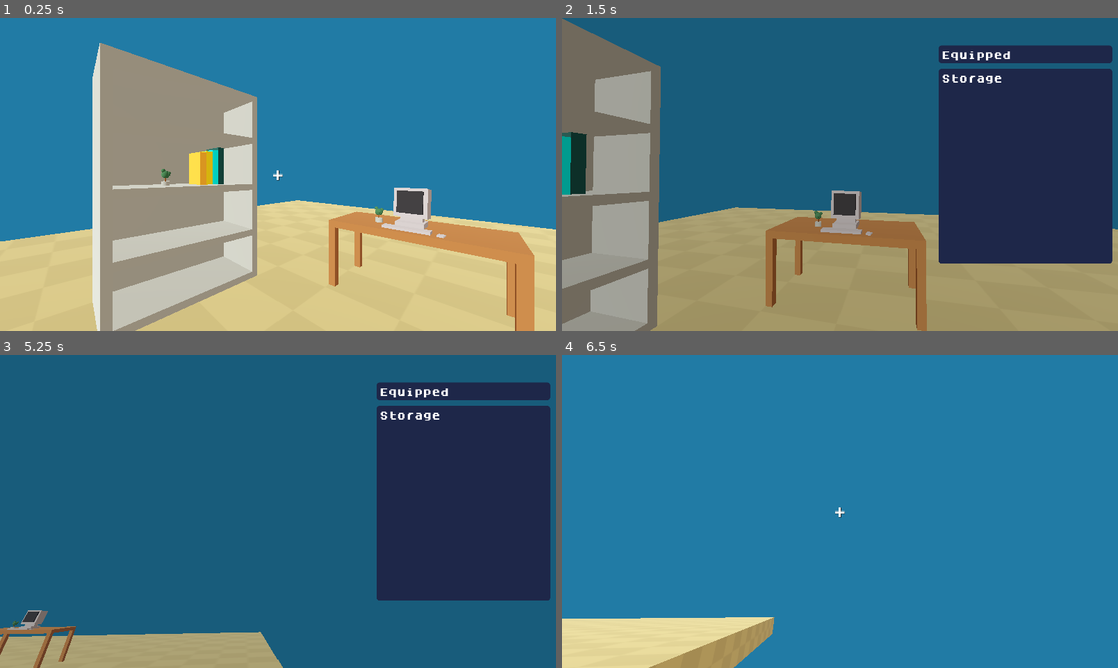
Above: before the commit, frames 1-4 (two rows, left to right).
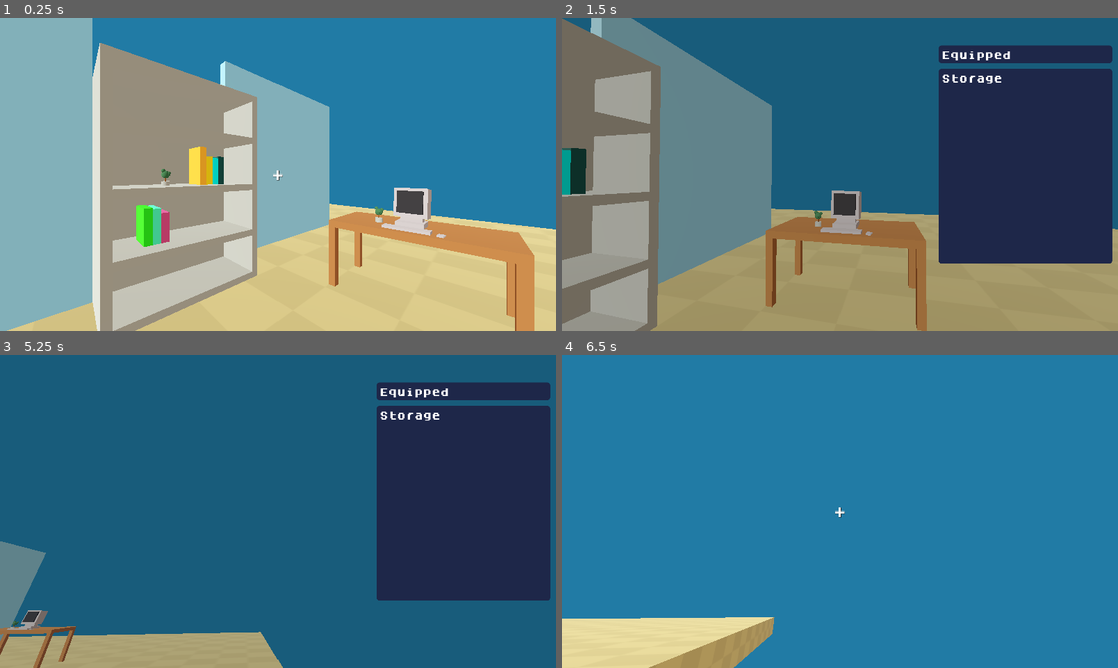
Above: after the commit, the same moments.

Repository: rajariandhana/BaseGame
Game: Godot game, scene res://levels/level_0/level_0.tscn
Same seed, same stepped clock (60 frames per second), same inputs: the game is played once before the commit and once after it. Before the commit the project starts from res://levels/level_0.tscn. The engine's default icon, where the game draws it, is replaced by a stand-in: a white triangle on a blue panel in a dark square.
Inputs (mouse positions are in pixels of both pictures, inside the frame that each line leads up to):
- Up to frame 1 (0.25 s): no input
- Up to frame 2 (1.5 s): tap Enter at 0.5 s; move the mouse to (867, 174) at 0.52 s; hold W (move_forward) 0.53-1.28 s; tap Tab (tab) at 0.6 s; click (867, 174) at 0.67 s; tap Space (jump) at 0.77, 1.25 s; move the mouse to (728, 190) at 1.27 s; hold S (move_back) from 1.28 s (still down); tap E (interact_e) at 1.35 s
- Up to frame 3 (5.25 s): tap Space (jump) at 1.52, 3.02, 3.77, 4.25, 4.52 s; tap Tab (tab) at 1.55, 2.3, 3.05, 3.8, 4.55, 5.1 s; move the mouse to (289, 505) at 2.02 s; release S (move_back) at 2.03 s; hold W (move_forward) 2.03-4.28 s; tap F (interact_f) at 2.1 s; tap Enter at 2.75, 5 s; move the mouse to (250, 574) at 2.77 s; tap Q (interact_q) at 2.85 s; click (250, 574) at 2.92 s; move the mouse to (316, 514) at 3.52 s; click (316, 514) at 3.6 s; move the mouse to (111, 464) at 4.27 s; hold A (move_left) 4.28-5.03 s; right-click (111, 464) at 4.35 s; move the mouse to (283, 511) at 5.02 s; hold W (move_forward) from 5.03 s (still down); click (283, 511) at 5.17 s
- Up to frame 4 (6.5 s): tap Space (jump) at 5.75, 6.02 s; move the mouse to (756, 433) at 5.77 s; release W (move_forward) at 5.78 s; hold D (move_right) from 5.78 s (still down); tap Tab (tab) at 5.85 s

The runs differ from the first frame. In frame 1, 23% of the frame differs, in the area x 0-60%, y 0-100%; in frame 2, 13%; in frame 3, 1.4%; in frame 4, nothing differs.

Commit message:
feat: books are now pullable
- level 0 hint: Harry Potter

Diff:
--- a/levels/level_0.tscn
+++ /dev/null
@@ -1,76 +0,0 @@
-[gd_scene format=3 uid="uid://5fcjqinr3kt1"]
-
-[ext_resource type="Texture2D" uid="uid://bm4unpabnqbii" path="res://checkboard.png" id="1_eus5j"]
-[ext_resource type="PackedScene" uid="uid://cmepnq7pdcy3o" path="res://player/player.tscn" id="2_823pn"]
-[ext_resource type="PackedScene" uid="uid://btqomka4ree43" path="res://static_items/table/table.tscn" id="3_iss0w"]
-[ext_resource type="PackedScene" uid="uid://dvg4coog348lp" path="res://static_items/computer/computer.tscn" id="4_yi3jx"]
-[ext_resource type="Resource" uid="uid://bn3vesggs1gi" path="res://static_items/computer/computer_0_0.tres" id="5_foxie"]
-[ext_resource type="PackedScene" uid="uid://bp3qqxkanibae" path="res://static_items/table_plant/table_plant.tscn" id="6_7d3si"]
-[ext_resource type="PackedScene" uid="uid://b7wes43rvbm6w" path="res://static_items/shelf/shelf.tscn" id="7_jum3j"]
-[ext_resource type="PackedScene" uid="uid://dg18hgq52wnsm" path="res://static_items/book/book.tscn" id="8_c4pne"]
-
-[sub_resource type="StandardMaterial3D" id="StandardMaterial3D_823pn"]
-albedo_color = Color(0.719814, 0.668477, 0.424855, 1)
-albedo_texture = ExtResource("1_eus5j")
-uv1_triplanar = true
-
-[sub_resource type="Environment" id="Environment_823pn"]
-background_mode = 1
-background_color = Color(0.121569, 0.678431, 0.894118, 1)
-ambient_light_source = 2
-ambient_light_color = Color(0.768627, 0.690196, 0.643137, 1)
-tonemap_mode = 2
-fog_enabled = true
-fog_light_color = Color(0.109804, 0.376471, 0.509804, 1)
-fog_density = 0.005
-fog_height = -0.5
-fog_height_density = 0.15
-
-[node name="Level0" type="Node3D" unique_id=893652220]
-
-[node name="Ground0" type="CSGBox3D" parent="." unique_id=1719283967 groups=["ItemZone"]]
-transform = Transform3D(2, 0, 0, 0, 1, 0, 0, 0, 1.5, 0, -0.5, 0)
-use_collision = true
-size = Vector3(8, 1, 12.519)
-material = SubResource("StandardMaterial3D_823pn")
-
-[node name="WorldEnvironment" type="WorldEnvironment" parent="." unique_id=1222301143]
-environment = SubResource("Environment_823pn")
-
-[node name="DirectionalLight3D" type="DirectionalLight3D" parent="." unique_id=1747345341]
-transform = Transform3D(1, 0, 0, 0, 0.866025, 0.5, 0, -0.5, 0.866025, 0, 3, 0)
-
-[node name="Player" parent="." unique_id=1269704160 instance=ExtResource("2_823pn")]
-transform = Transform3D(0.71057844, 0, 0.703618, 0, 1, 0, -0.703618, 0, 0.71057844, 0.664175, 1, 1.19144)
-
-[node name="Table" type="Node3D" parent="." unique_id=485270240]
-transform = Transform3D(1, 0, 0, 0, 1, 0, 0, 0, 1, 0, 0, -2.11)
-
-[node name="Table" parent="Table" unique_id=899493224 instance=ExtResource("3_iss0w")]
-
-[node name="Computer" parent="Table" unique_id=175883710 instance=ExtResource("4_yi3jx")]
-transform = Transform3D(1.3, 0, 0, 0, 1.3, 0, 0, 0, 1.3, 0, 1, 0)
-lines = ExtResource("5_foxie")
-
-[node name="TablePlant" parent="Table" unique_id=1726873977 instance=ExtResource("6_7d3si")]
-transform = Transform3D(0.878066, 0, -0.478539, 0, 1, 0, 0.478539, 0, 0.878066, -0.403684, 1, 0.0927856)
-
-[node name="Shelf1" type="Node3D" parent="." unique_id=1451228862]
-transform = Transform3D(-4.3711385e-08, 0, 0.99999994, 0, 1, 0, -0.99999994, 0, -4.3711385e-08, -2.5, 0, 0)
-
-[node name="Shelf" parent="Shelf1" unique_id=850150488 instance=ExtResource("7_jum3j")]
-
-[node name="TablePlant" parent="Shelf1" unique_id=51530389 instance=ExtResource("6_7d3si")]
-transform = Transform3D(1, 0, 0, 0, 1, 0, 0, 0, 1, -0.26, 1.55, 0)
-
-[node name="Book1" parent="Shelf1" unique_id=1786412718 instance=ExtResource("8_c4pne")]
-transform = Transform3D(0.9999998, 0, -3.5527137e-15, 0, 1, 0, 3.5527137e-15, 0, 0.9999998, 0.2, 1.55, 0)
-
-[node name="Book2" parent="Shelf1" unique_id=254895354 instance=ExtResource("8_c4pne")]
-transform = Transform3D(0.9999998, 0, -3.5527137e-15, 0, 1, 0, 3.5527137e-15, 0, 0.9999998, 0.3, 1.55, 0)
-
-[node name="Book3" parent="Shelf1" unique_id=989049005 instance=ExtResource("8_c4pne")]
-transform = Transform3D(0.9999998, 0, -3.5527137e-15, 0, 1, 0, 3.5527137e-15, 0, 0.9999998, 0.4, 1.55, 0)
-
-[node name="Book4" parent="Shelf1" unique_id=1215599710 instance=ExtResource("8_c4pne")]
-transform = Transform3D(0.9999998, 0, -3.5527137e-15, 0, 1, 0, 3.5527137e-15, 0, 0.9999998, 0.5, 1.55, 0)
--- /dev/null
+++ b/levels/level_0/level_0.tscn
@@ -0,0 +1,150 @@
+[gd_scene format=3 uid="uid://5fcjqinr3kt1"]
+
+[ext_resource type="Texture2D" uid="uid://bm4unpabnqbii" path="res://checkboard.png" id="1_54iuv"]
+[ext_resource type="PackedScene" uid="uid://cmepnq7pdcy3o" path="res://player/player.tscn" id="2_ysba5"]
+[ext_resource type="PackedScene" uid="uid://btqomka4ree43" path="res://static_items/table/table.tscn" id="3_bwblw"]
+[ext_resource type="PackedScene" uid="uid://dvg4coog348lp" path="res://static_items/computer/computer.tscn" id="4_ln5xo"]
+[ext_resource type="Resource" uid="uid://bn3vesggs1gi" path="res://static_items/computer/computer_0_0.tres" id="5_ya36b"]
+[ext_resource type="PackedScene" uid="uid://bp3qqxkanibae" path="res://static_items/table_plant/table_plant.tscn" id="6_hlnx3"]
+[ext_resource type="PackedScene" uid="uid://b7wes43rvbm6w" path="res://static_items/shelf/shelf.tscn" id="7_tuwnn"]
+[ext_resource type="Script" uid="uid://bm6f10d6lcwh5" path="res://levels/level_0/shelf_1.gd" id="7_ysba5"]
+[ext_resource type="PackedScene" uid="uid://dg18hgq52wnsm" path="res://static_items/book/book.tscn" id="8_r5v0c"]
+[ext_resource type="PackedScene" uid="uid://7ugush7fenbn" path="res://world/wall/wall.tscn" id="10_bwblw"]
+
+[sub_resource type="StandardMaterial3D" id="StandardMaterial3D_823pn"]
+albedo_color = Color(0.719814, 0.668477, 0.424855, 1)
+albedo_texture = ExtResource("1_54iuv")
+uv1_triplanar = true
+
+[sub_resource type="Environment" id="Environment_823pn"]
+background_mode = 1
+background_color = Color(0.121569, 0.678431, 0.894118, 1)
+ambient_light_source = 2
+ambient_light_color = Color(0.768627, 0.690196, 0.643137, 1)
+tonemap_mode = 2
+fog_enabled = true
+fog_light_color = Color(0.109804, 0.376471, 0.509804, 1)
+fog_density = 0.005
+fog_height = -0.5
+fog_height_density = 0.15
+
+[sub_resource type="Animation" id="Animation_ysba5"]
+length = 0.001
+tracks/0/type = "value"
+tracks/0/imported = false
+tracks/0/enabled = true
+tracks/0/path = NodePath(".:position")
+tracks/0/interp = 1
+tracks/0/loop_wrap = true
+tracks/0/keys = {
+"times": PackedFloat32Array(0),
+"transitions": PackedFloat32Array(1),
+"update": 0,
+"values": [Vector3(-2.5, 0, 0)]
+}
+
+[sub_resource type="Animation" id="Animation_bwblw"]
+resource_name = "open_shelf"
+length = 3.0
+tracks/0/type = "value"
+tracks/0/imported = false
+tracks/0/enabled = true
+tracks/0/path = NodePath(".:position")
+tracks/0/interp = 1
+tracks/0/loop_wrap = true
+tracks/0/keys = {
+"times": PackedFloat32Array(0, 3),
+"transitions": PackedFloat32Array(1, 1),
+"update": 0,
+"values": [Vector3(-2.5, 0, 0), Vector3(-2.5, 0, 2)]
+}
+
+[sub_resource type="AnimationLibrary" id="AnimationLibrary_ln5xo"]
+_data = {
+&"RESET": SubResource("Animation_ysba5"),
+&"open_shelf": SubResource("Animation_bwblw")
+}
+
+[node name="Level0" type="Node3D" unique_id=893652220]
+
+[node name="Ground0" type="CSGBox3D" parent="." unique_id=1719283967 groups=["ItemZone"]]
+transform = Transform3D(2, 0, 0, 0, 1, 0, 0, 0, 1.5, 0, -0.5, 0)
+use_collision = true
+size = Vector3(8, 1, 12.519)
+material = SubResource("StandardMaterial3D_823pn")
+
+[node name="WorldEnvironment" type="WorldEnvironment" parent="." unique_id=1222301143]
+environment = SubResource("Environment_823pn")
+
+[node name="DirectionalLight3D" type="DirectionalLight3D" parent="." unique_id=1747345341]
+transform = Transform3D(1, 0, 0, 0, 0.866025, 0.5, 0, -0.5, 0.866025, 0, 3, 0)
+
+[node name="Player" parent="." unique_id=1269704160 instance=ExtResource("2_ysba5")]
+transform = Transform3D(0.71057844, 0, 0.703618, 0, 1, 0, -0.703618, 0, 0.71057844, 0.664175, 1, 1.19144)
+
+[node name="Table" type="Node3D" parent="." unique_id=485270240]
+transform = Transform3D(1, 0, 0, 0, 1, 0, 0, 0, 1, 0, 0, -2.11)
+
+[node name="Table" parent="Table" unique_id=899493224 instance=ExtResource("3_bwblw")]
+
+[node name="Computer" parent="Table" unique_id=175883710 instance=ExtResource("4_ln5xo")]
+transform = Transform3D(1.3, 0, 0, 0, 1.3, 0, 0, 0, 1.3, 0, 1, 0)
+lines = ExtResource("5_ya36b")
+
+[node name="TablePlant" parent="Table" unique_id=1726873977 instance=ExtResource("6_hlnx3")]
+transform = Transform3D(0.878066, 0, -0.478539, 0, 1, 0, 0.478539, 0, 0.878066, -0.403684, 1, 0.0927856)
+
+[node name="Shelf1" type="Node3D" parent="." unique_id=1451228862 node_paths=PackedStringArray("books")]
+transform = Transform3D(-4.3711385e-08, 0, 0.99999994, 0, 1, 0, -0.99999994, 0, -4.3711385e-08, -2.5, 0, 0)
+script = ExtResource("7_ysba5")
+books = [NodePath("Book1"), NodePath("Book2"), NodePath("Book3"), NodePath("Book4"), NodePath("Book5"), NodePath("Book6"), NodePath("Book7")]
+answers = Array[bool]([true, false, true, false, false, true, false])
+
+[node name="Shelf" parent="Shelf1" unique_id=850150488 instance=ExtResource("7_tuwnn")]
+
+[node name="TablePlant" parent="Shelf1" unique_id=51530389 instance=ExtResource("6_hlnx3")]
+transform = Transform3D(1, 0, 0, 0, 1, 0, 0, 0, 1, -0.26, 1.55, 0)
+
+[node name="Book1" parent="Shelf1" unique_id=1786412718 node_paths=PackedStringArray("pull_effect") instance=ExtResource("8_r5v0c")]
+transform = Transform3D(0.9999998, 0, -3.5527137e-15, 0, 1, 0, 3.5527137e-15, 0, 0.9999998, 0.2, 1.55, 0)
+pull_effect = NodePath("..")
+display_name = "Philosopher's Stone"
+
+[node name="Book2" parent="Shelf1" unique_id=254895354 node_paths=PackedStringArray("pull_effect") instance=ExtResource("8_r5v0c")]
+transform = Transform3D(0.9999998, 0, -3.5527137e-15, 0, 1, 0, 3.5527137e-15, 0, 0.9999998, 0.3, 1.55, 0)
+pull_effect = NodePath("..")
+display_name = "Dune: Messiah"
+
+[node name="Book3" parent="Shelf1" unique_id=989049005 node_paths=PackedStringArray("pull_effect") instance=ExtResource("8_r5v0c")]
+transform = Transform3D(0.9999998, 0, -3.5527137e-15, 0, 1, 0, 3.5527137e-15, 0, 0.9999998, 0.4, 1.55, 0)
+pull_effect = NodePath("..")
+display_name = "Chamber of Secret"
+
+[node name="Book4" parent="Shelf1" unique_id=1215599710 node_paths=PackedStringArray("pull_effect") instance=ExtResource("8_r5v0c")]
+transform = Transform3D(0.9999998, 0, -3.5527137e-15, 0, 1, 0, 3.5527137e-15, 0, 0.9999998, 0.5, 1.55, 0)
+pull_effect = NodePath("..")
+display_name = "Project Hail Mary"
+
+[node name="Book5" parent="Shelf1" unique_id=228073352 node_paths=PackedStringArray("pull_effect") instance=ExtResource("8_r5v0c")]
+transform = Transform3D(0.9999997, 0, -3.5527137e-15, 0, 1, 0, 3.5527137e-15, 0, 0.9999997, -0.51643324, 0.75, 0)
+pull_effect = NodePath("..")
+display_name = "Atomic Habits"
+
+[node name="Book6" parent="Shelf1" unique_id=1833478703 node_paths=PackedStringArray("pull_effect") instance=ExtResource("8_r5v0c")]
+transform = Transform3D(0.9999997, 0, -3.5527137e-15, 0, 1, 0, 3.5527137e-15, 0, 0.9999997, -0.41643324, 0.75, 0)
+pull_effect = NodePath("..")
+display_name = "Prisoner of Azkaban"
+
+[node name="Book7" parent="Shelf1" unique_id=2004654727 node_paths=PackedStringArray("pull_effect") instance=ExtResource("8_r5v0c")]
+transform = Transform3D(0.9999997, 0, -3.5527137e-15, 0, 1, 0, 3.5527137e-15, 0, 0.9999997, -0.31643328, 0.75, 0)
+pull_effect = NodePath("..")
+display_name = "One Piece Volume 67"
+
+[node name="AnimationPlayer" type="AnimationPlayer" parent="Shelf1" unique_id=1433719749]
+libraries/ = SubResource("AnimationLibrary_ln5xo")
+
+[node name="Wall1" parent="." unique_id=1550062177 instance=ExtResource("10_bwblw")]
+transform = Transform3D(-4.371139e-08, 0, 1, 0, 1, 0, -1, 0, -4.371139e-08, -3.1, 0, 3)
+
+[node name="Wall2" parent="." unique_id=1244473027 instance=ExtResource("10_bwblw")]
+transform = Transform3D(-4.371139e-08, 0, 1, 0, 1, 0, -1, 0, -4.371139e-08, -3.1, 0, -3)
--- /dev/null
+++ b/levels/level_0/shelf_1.gd
@@ -0,0 +1,18 @@
+extends Node3D
+
+@export var books: Array[Book] = []
+@export var answers: Array[bool] = []
+
+@onready var animation_player: AnimationPlayer = $AnimationPlayer
+
+func pull(book: Book, pullable: bool) -> void:
+	var result: bool = check()
+	if result == true:
+		animation_player.play("open_shelf")
+		print("Shall Pass")
+
+func check() -> bool:
+	for i in range(books.size()):
+		if books[i].is_pulled != answers[i]:
+			return false
+	return true
--- a/project.godot
+++ b/project.godot
@@ -22,7 +22,6 @@
 [autoload]
 
 Utils="*res://utils.gd"
-Globals="*res://globals.gd"
 ItemDB="*res://items/item_db.gd"
 GameManager="*res://game_manager.gd"
 Scenes="*res://scenes.gd"
--- a/static_items/book/book.gd
+++ b/static_items/book/book.gd
@@ -1,58 +1,18 @@
 extends Interactable
 class_name Book
 
-const MIN_HEIGHT: float = 0.4
-const MAX_HEIGHT: float = 0.6
+@export var custom_height: float = 0.0
+@export var custom_color: String = ""
 
-@export var custom_height: float
-@export var custom_color: String
+@export var pullable: bool = true
+@export var pull_effect: Node
 
-@export var pullable: bool = false
-var is_pulled: bool = false
-var is_moving: bool = false
+@onready var visual: Interactable = $Visual
+@onready var animation_player: AnimationPlayer = $AnimationPlayer
 
-@onready var mesh_instance_3d: MeshInstance3D = $MeshInstance3D
-@onready var animation_player: AnimationPlayer = $AnimationPlayer
+var is_pulled: bool
 
 func _ready() -> void:
 	super()
-
-	# var old_pos = position
-	if pullable:
-		interactions[Inputs.Keys.E] = "Pull"
-	else:
-		interactions[Inputs.Keys.E] = ""
-
-	if custom_height == 0.0:
-		custom_height = randf_range(MIN_HEIGHT, MAX_HEIGHT)
-
-	mesh_instance_3d.scale.y = custom_height
-	mesh_instance_3d.position.y = custom_height / 2
-	Utils.create_collision_from_mesh(self, mesh_instance_3d)
-	# position = Vector3(old_pos.x, position.y, old_pos.z)
-
-	if custom_color.is_empty():
-		custom_color = Utils.get_random_color()
-	Utils.set_overlay_color(custom_color, mesh_instance_3d)
-
-func interact(action: Inputs.Keys, body):
-	match action:
-		Inputs.Keys.E:
-			toggle_pull()
-
-func toggle_pull() -> void:
-	if !pullable || is_moving:
-		return
-
-	is_moving = true
-	if !is_pulled:
-		animation_player.play("pull")
-		await animation_player.animation_finished
-		interactions[Inputs.Keys.E] = "Push"
-		is_pulled = true
-	else:
-		animation_player.play_backwards("pull")
-		await animation_player.animation_finished
-		interactions[Inputs.Keys.E] = "Pull"
-		is_pulled = false
-	is_moving = false
+	visual.setup(display_name, pullable, custom_height, custom_color, animation_player, interactions, pull_effect)
+	visual = get_node("Visual")
--- a/static_items/book/book.tscn
+++ b/static_items/book/book.tscn
@@ -1,12 +1,57 @@
 [gd_scene format=3 uid="uid://dg18hgq52wnsm"]
 
 [ext_resource type="Script" uid="uid://bpv2oiqnx6p54" path="res://static_items/book/book.gd" id="1_jjbq7"]
+[ext_resource type="Script" uid="uid://c7liaqyrqeo6g" path="res://static_items/book/book_visual.gd" id="2_vo51t"]
 
 [sub_resource type="BoxMesh" id="BoxMesh_4c58m"]
+
+[sub_resource type="Animation" id="Animation_jjbq7"]
+length = 0.001
+tracks/0/type = "value"
+tracks/0/imported = false
+tracks/0/enabled = true
+tracks/0/path = NodePath("Visual:position")
+tracks/0/interp = 1
+tracks/0/loop_wrap = true
+tracks/0/keys = {
+"times": PackedFloat32Array(0),
+"transitions": PackedFloat32Array(1),
+"update": 0,
+"values": [Vector3(0, 0, 0)]
+}
+
+[sub_resource type="Animation" id="Animation_vo51t"]
+resource_name = "pull"
+length = 0.2
+tracks/0/type = "value"
+tracks/0/imported = false
+tracks/0/enabled = true
+tracks/0/path = NodePath("Visual:position")
+tracks/0/interp = 1
+tracks/0/loop_wrap = true
+tracks/0/keys = {
+"times": PackedFloat32Array(0, 0.2),
+"transitions": PackedFloat32Array(1, 1),
+"update": 0,
+"values": [Vector3(0, 0, 0), Vector3(0, 0, 0.2)]
+}
+
+[sub_resource type="AnimationLibrary" id="AnimationLibrary_8bfo8"]
+_data = {
+&"RESET": SubResource("Animation_jjbq7"),
+&"pull": SubResource("Animation_vo51t")
+}
 
 [node name="Book" type="StaticBody3D" unique_id=1786412718]
 script = ExtResource("1_jjbq7")
 
-[node name="MeshInstance3D" type="MeshInstance3D" parent="." unique_id=415032627]
+[node name="Visual" type="StaticBody3D" parent="." unique_id=306748932]
+script = ExtResource("2_vo51t")
+
+[node name="MeshInstance3D" type="MeshInstance3D" parent="Visual" unique_id=415032627]
 transform = Transform3D(0.1, 0, 0, 0, 0.6, 0, 0, 0, 0.4, 0, 0.3, 0)
 mesh = SubResource("BoxMesh_4c58m")
+skeleton = NodePath("../..")
+
+[node name="AnimationPlayer" type="AnimationPlayer" parent="." unique_id=633341239]
+libraries/ = SubResource("AnimationLibrary_8bfo8")
--- /dev/null
+++ b/static_items/book/book_visual.gd
@@ -0,0 +1,60 @@
+extends Interactable
+
+const MIN_HEIGHT: float = 0.4
+const MAX_HEIGHT: float = 0.6
+
+@onready var mesh_instance_3d: MeshInstance3D = $MeshInstance3D
+var animation_player: AnimationPlayer
+
+var is_pulled: bool = false
+var is_moving: bool = false
+
+var pullable: bool
+var pull_effect: Node
+
+func _ready() -> void:
+	super()
+
+func setup(book_display_name: String, book_pullable: bool, custom_height: float, custom_color: String, book_animation_player: AnimationPlayer, book_interactions: Dictionary[Inputs.Keys, String], book_pull_effect: Node) -> void:
+	display_name = book_display_name
+	pullable = book_pullable
+	animation_player = book_animation_player
+	interactions = book_interactions
+	pull_effect = book_pull_effect
+
+	if pullable:
+		interactions[Inputs.Keys.E] = "Pull"
+	if custom_height == 0.0:
+		custom_height = randf_range(MIN_HEIGHT, MAX_HEIGHT)
+
+	mesh_instance_3d.scale.y = custom_height
+	mesh_instance_3d.position.y = custom_height * 0.5
+
+	if custom_color.is_empty():
+		custom_color = Utils.get_random_color()
+
+	Utils.set_overlay_color(custom_color, mesh_instance_3d)
+	Utils.create_collision_from_mesh(self, mesh_instance_3d)
+
+func toggle_pull() -> void:
+	if !pullable or is_moving:
+		return
+
+	is_moving = true
+	if !is_pulled:
+		animation_player.play("pull")
+		await animation_player.animation_finished
+		interactions[Inputs.Keys.E] = "Push"
+	else:
+		animation_player.play_backwards("pull")
+		await animation_player.animation_finished
+		interactions[Inputs.Keys.E] = "Pull"
+	is_moving = false
+	is_pulled = !is_pulled
+	get_parent().is_pulled = is_pulled
+	if pull_effect.has_method("pull"):
+		pull_effect.pull(get_parent(), is_pulled)
+
+func interact(action: Inputs.Keys, body):
+	if action == Inputs.Keys.E:
+		toggle_pull()
--- a/static_items/computer/computer_0_0.tres
+++ b/static_items/computer/computer_0_0.tres
@@ -26,7 +26,12 @@
 answer_choice = Array[String](["Correct", "No"])
 metadata/_custom_type_script = "uid://p74f34cyxuy1"
 
+[sub_resource type="Resource" id="Resource_1di6h"]
+script = ExtResource("1_xxxaj")
+text = "By the way I loveee Harry Potter"
+metadata/_custom_type_script = "uid://p74f34cyxuy1"
+
 [resource]
 script = ExtResource("2_7ep14")
-lines = Array[ExtResource("1_xxxaj")]([SubResource("Resource_xxxaj"), SubResource("Resource_7ep14"), SubResource("Resource_pxkby"), SubResource("Resource_0yya2")])
+lines = Array[ExtResource("1_xxxaj")]([SubResource("Resource_xxxaj"), SubResource("Resource_7ep14"), SubResource("Resource_pxkby"), SubResource("Resource_0yya2"), SubResource("Resource_1di6h")])
 metadata/_custom_type_script = "uid://du48hvrh6xjop"
Not shown, added: levels/level_0/shelf_1.gd.uid
Not shown, added: static_items/book/book_visual.gd.uid
